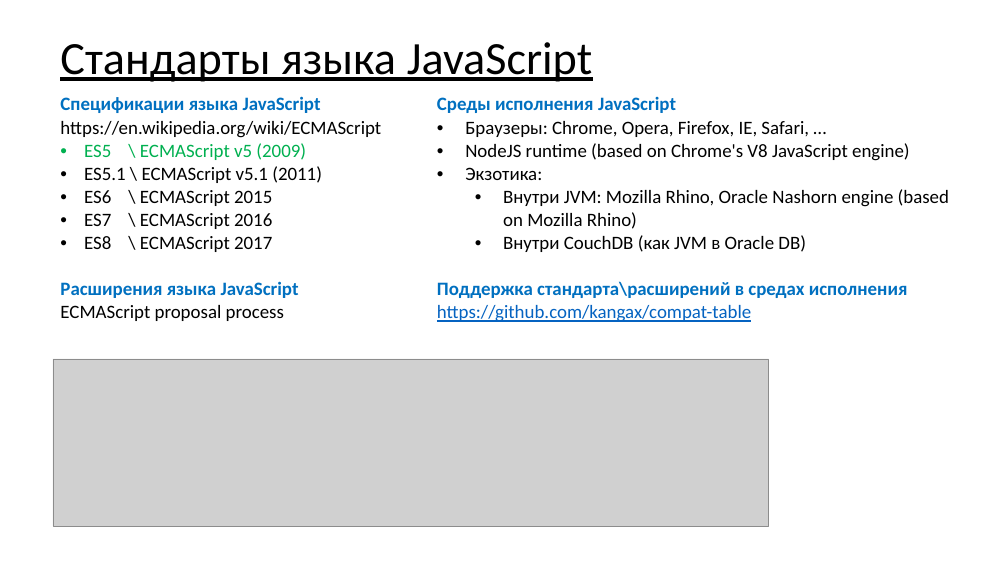
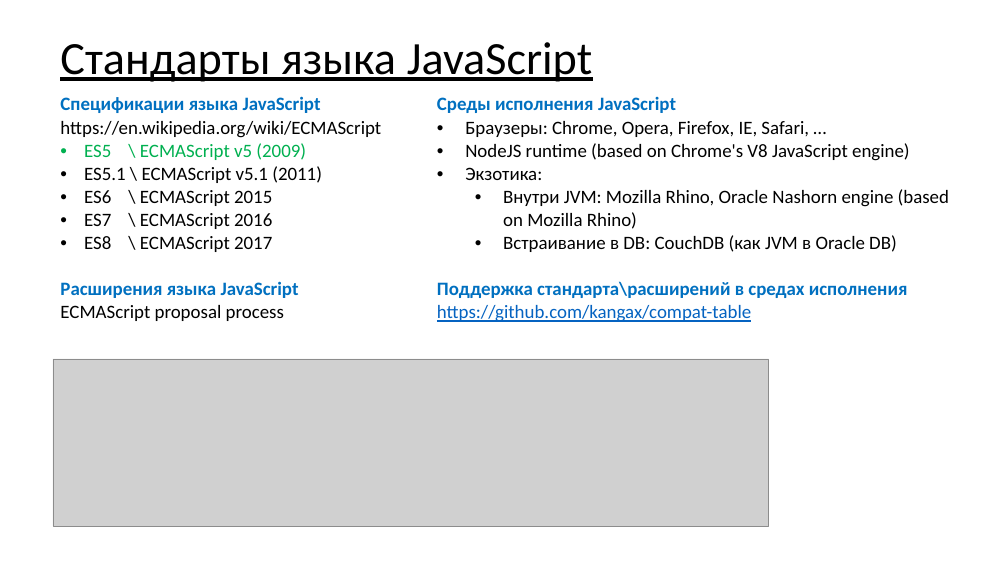
Before and after one commit to asbeseda/graphql-demo, a slide deck: slide 23 of graphql-spring-node.pptx (slide 16 before the commit). Drawn at 1008x567 pixels with LibreOffice and Linux fonts; fonts in the diff are those of the drawing; grey boxes stand for pictures. Boxes give left, top, right and bottom in pixels: in the first picture for what was removed or moved away, otherwise in the second. Text is boxed around its words. In the diff, an @@ line names an element or a change of style, - is before the commit and + after.

```diff
--- a/graphql-spring-node.pptx
+++ b/graphql-spring-node.pptx
@@ table at <box>53,89,958,346</box> @@
-row 1, column 2: Среды исполнения JavaScript / Браузеры: Chrome, Opera, Firefox, IE, Safari, … / NodeJS runtime (based on Chrome's V8 JavaScript engine) / Экзотика: / Внутри JVM: Mozilla Rhino, Oracle Nashorn engine (based on Mozilla Rhino) / Внутри CouchDB (как JVM в Oracle DB) / Поддержка стандарта\расширений в средах исполнения / https://github.com/kangax/compat-table
+row 1, column 2: Среды исполнения JavaScript / Браузеры: Chrome, Opera, Firefox, IE, Safari, … / NodeJS runtime (based on Chrome's V8 JavaScript engine) / Экзотика: / Внутри JVM: Mozilla Rhino, Oracle Nashorn engine (based on Mozilla Rhino) / Встраивание в DB: CouchDB (как JVM в Oracle DB) / Поддержка стандарта\расширений в средах исполнения / https://github.com/kangax/compat-table
```
Also in this commit, not shown: 5 other slides changed, 9 slides added, 27 other files.
